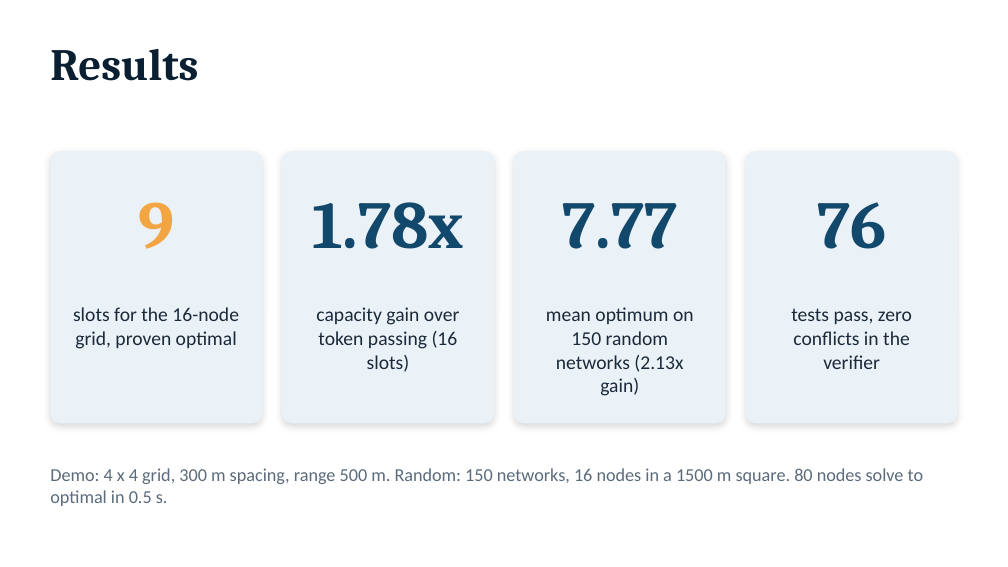
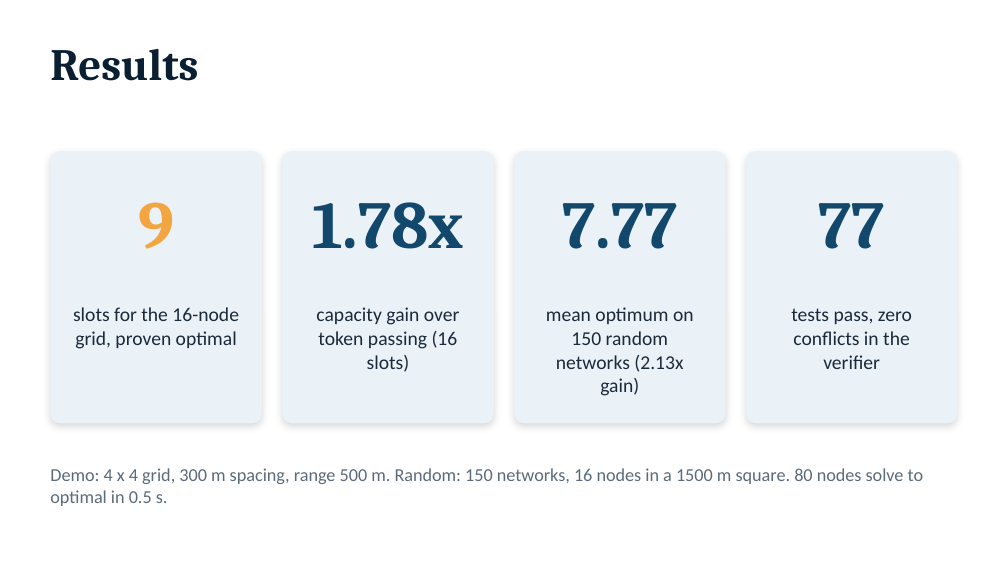
Before and after one commit to Sudarshan-veera/tdma-optimizer, a slide deck: slide 4 of docs/presentation.pptx. Drawn at 1008x567 pixels with LibreOffice and Linux fonts; fonts in the diff are those of the drawing. Boxes give left, top, right and bottom in pixels: in the first picture for what was removed or moved away, otherwise in the second. Text is boxed around its words. In the diff, an @@ line names an element or a change of style, - is before the commit and + after.

```diff
--- a/docs/presentation.pptx
+++ b/docs/presentation.pptx
@@ text at <box>819,203,885,249</box>: text changed @@
-76
+77
```
Also in this commit, not shown: 1 other slide changed, 3 other files.
